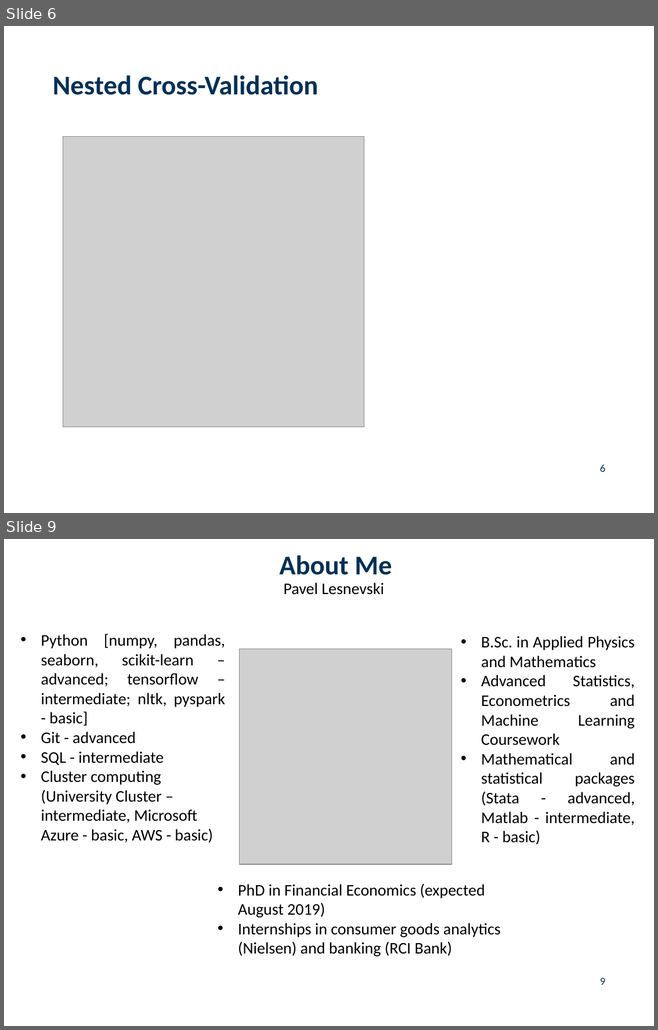
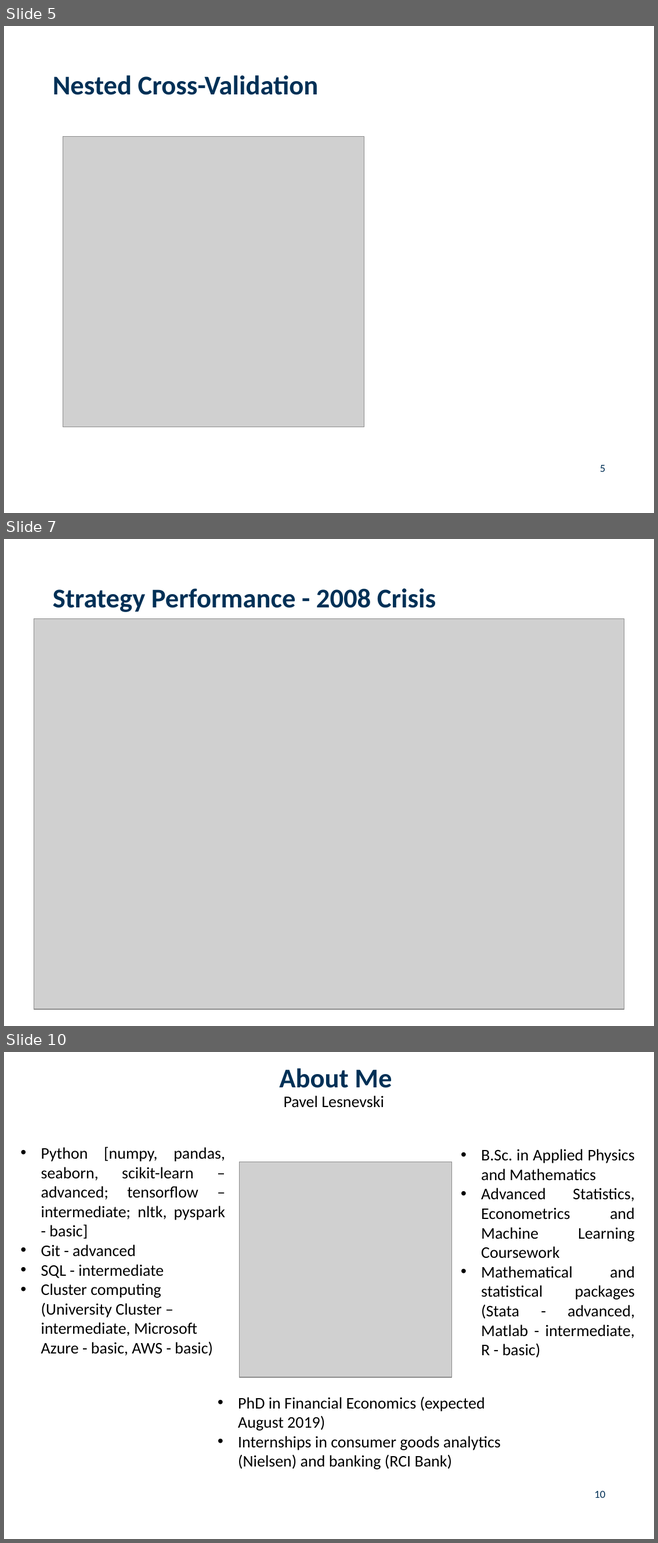
Before and after one commit to paveles/Machine_Learning_and_Equity_Index_Returns, a slide deck: reports/MachineLearning_StockMarketReturns_short.pptx. Shown one above the other, each under a label of ours: slides 6 and 9 before the commit, slides 5, 7 and 10 after it; the slides between them are not shown. The pictures are 658x1030 and 658x1543 pixels, drawn with LibreOffice and Linux fonts; fonts in the diff are those of the drawing; grey boxes stand for pictures; background and template pictures are left out. Boxes give left, top, right and bottom in pixels: in the first picture for what was removed or moved away, otherwise in the second. Text is boxed around its words. In the diff, an @@ line names an element or a change of style, - is before the commit and + after.

```diff
--- a/reports/MachineLearning_StockMarketReturns_short.pptx
+++ b/reports/MachineLearning_StockMarketReturns_short.pptx
@@ slide 7 added at box(4, 539, 654, 1026), background #FFFFFF @@
@@ title added at box(53, 588, 436, 612), 30 pt, text #003056, bold @@
+Strategy Performance - 2008 Crisis
@@ picture added at box(34, 619, 623, 1009) @@
@@ what was slide 6 is now slide 5 @@
@@ page number at box(600, 465, 605, 472): text changed @@
-6
+5
@@ what was slide 9 is now slide 10 @@
@@ page number at box(594, 1491, 605, 1498): text changed @@
-9
+10
```
Also in this commit, not shown: 6 slides changed, 2 other slides added, 1 slide removed, 2 other files.
